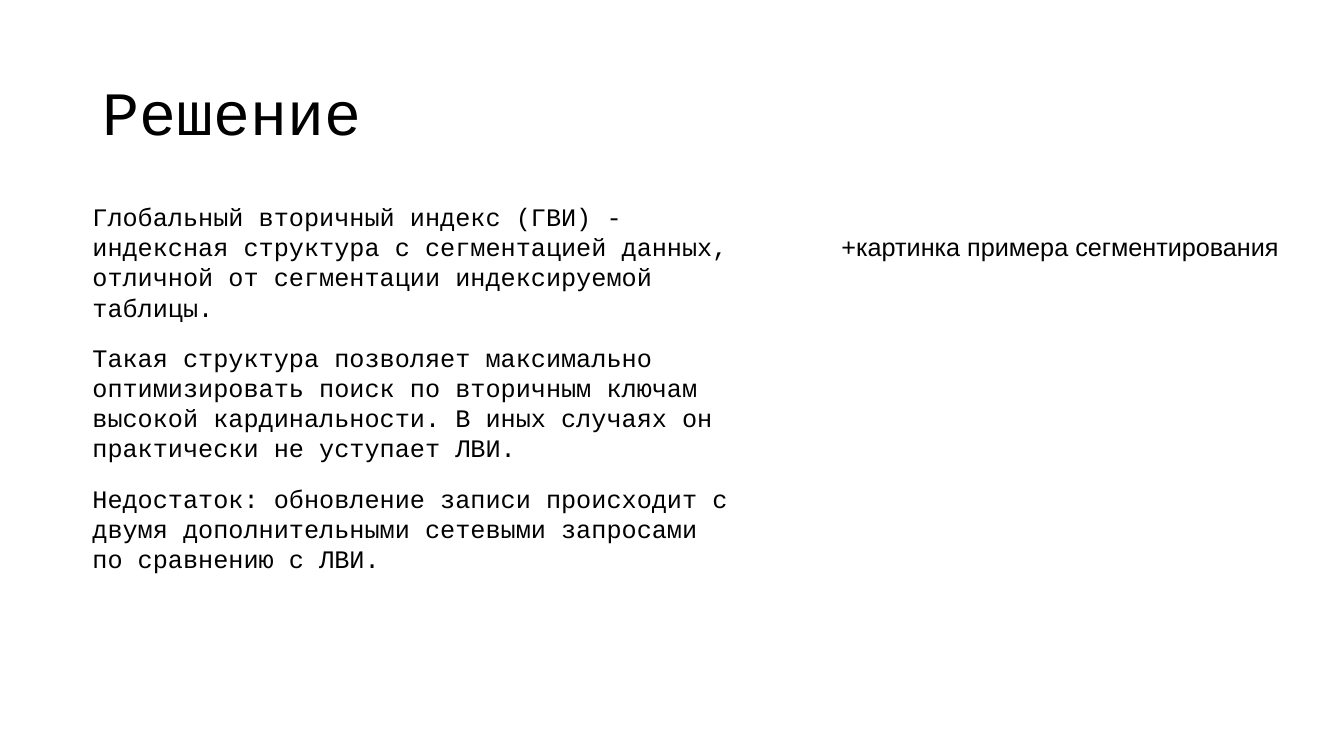
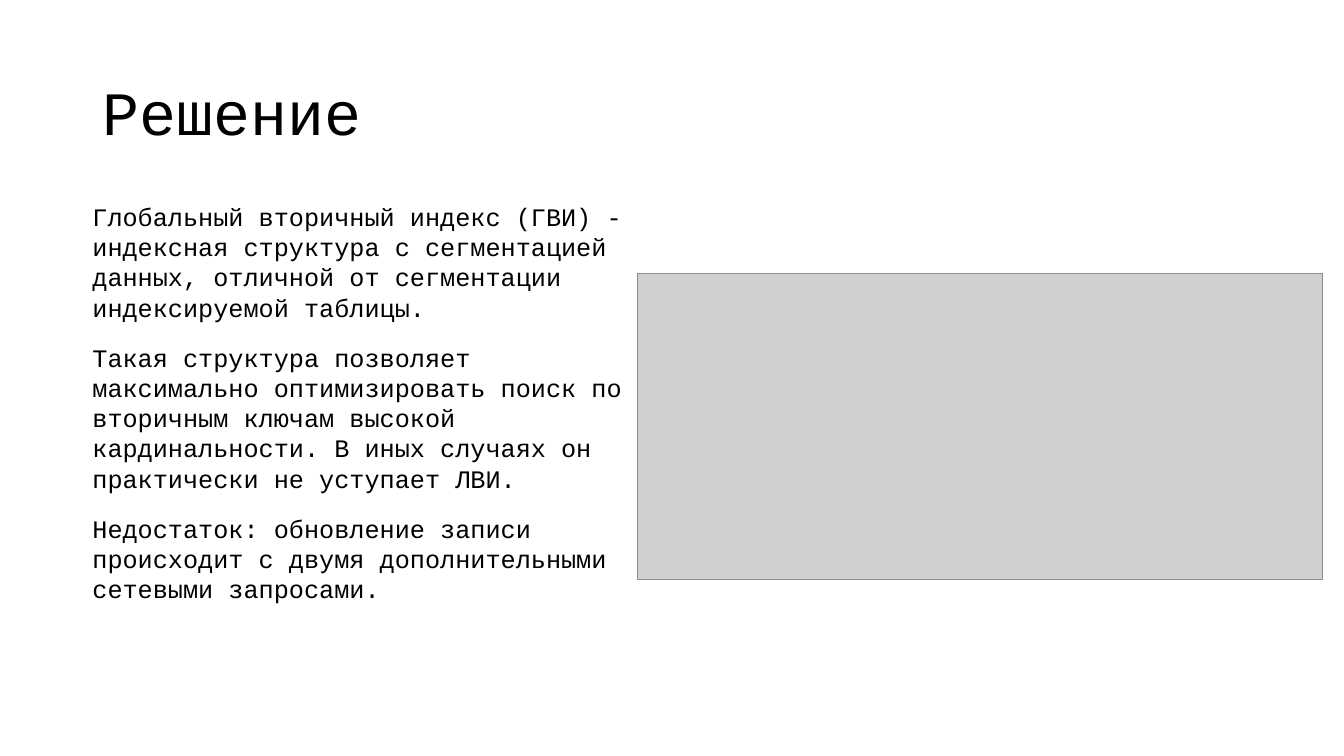
Before and after one commit to vitosotdihaet/pind, a slide deck: slide 5 of presentation.odp. Drawn at 1344x756 pixels with LibreOffice and Linux fonts; fonts in the diff are those of the drawing; grey boxes stand for pictures. Boxes give left, top, right and bottom in pixels: in the first picture for what was removed or moved away, otherwise in the second. Text is boxed around its words. In the diff, an @@ line names an element or a change of style, - is before the commit and + after.

```diff
--- a/presentation.odp
+++ b/presentation.odp
@@ text removed at <box>841,241,1278,262</box> @@
-+картинка примера сегментирования
@@ picture added at <box>638,273,1323,580</box> @@
@@ text at <box>92,519,607,604</box>: text changed @@
-Недостаток: обновление записи происходит с двумя дополнительными сетевыми запросами по сравнению с ЛВИ.
+Недостаток: обновление записи происходит с двумя дополнительными сетевыми запросами.
```
Also in this commit, not shown: 5 other slides changed, 10 other files.
